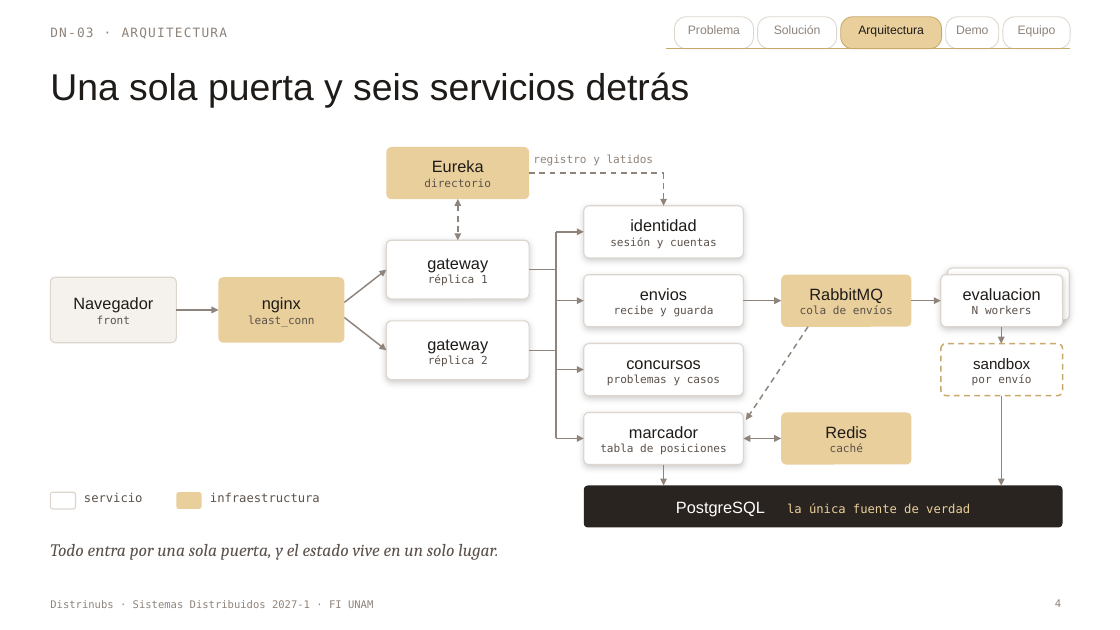
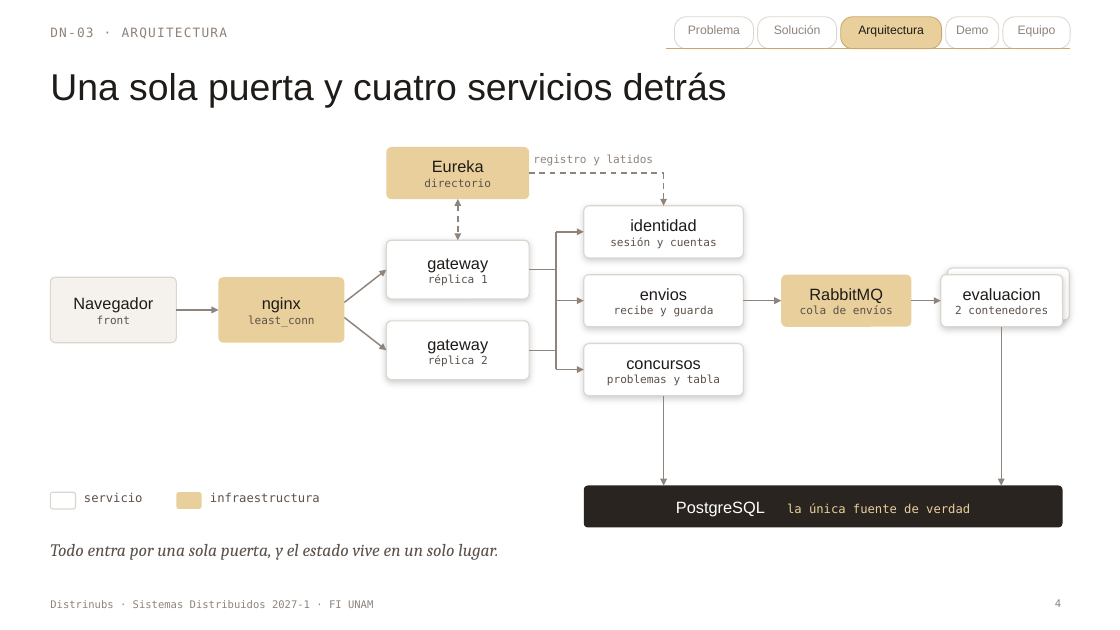
Before and after one commit to Delta2904/sd-2027-1-distrinubs, a slide deck: slide 4 of docs/pitch-distrinubs.pptx. Drawn at 1120x630 pixels with LibreOffice and Linux fonts; fonts in the diff are those of the drawing. Boxes give left, top, right and bottom in pixels: in the first picture for what was removed or moved away, otherwise in the second. Text is boxed around its words. In the diff, an @@ line names an element or a change of style, - is before the commit and + after.

```diff
--- a/docs/pitch-distrinubs.pptx
+++ b/docs/pitch-distrinubs.pptx
@@ title at [50,72,727,108]: text changed @@
-Una sola puerta y seis servicios detrás
+Una sola puerta y cuatro servicios detrás
@@ line moved from (556, 232) - (556, 439) to (556, 232) - (556, 370) @@
@@ arrow removed from (808, 327) to (746, 420) @@
@@ text at [955,306,1048,314]: text changed @@
-N workers
+2 contenedores
@@ arrow moved from (1002, 396) - (1002, 486) to (1002, 328) - (1002, 486) @@
@@ arrow removed from (1002, 327) to (1002, 344) @@
@@ rounded rectangle removed at [941,344,1063,396] @@
@@ text removed at [972,358,1031,385] @@
-sandbox
-por envío
@@ text at [607,375,720,386]: text changed @@
-problemas y casos
+problemas y tabla
@@ rounded rectangle removed at [584,413,744,465] @@
@@ arrow moved from (664, 465) - (664, 486) to (664, 397) - (664, 486) @@
@@ rounded rectangle removed at [781,413,912,465] @@
@@ arrow removed from (556, 439) to (584, 439) @@
@@ text removed at [600,426,727,455] @@
-marcador
-tabla de posiciones
@@ double arrow removed from (744, 439) to (781, 439) @@
@@ text removed at [825,426,867,452] @@
-Redis
-caché
```
Also in this commit, not shown: 17 other slides changed, 1 slide added.
